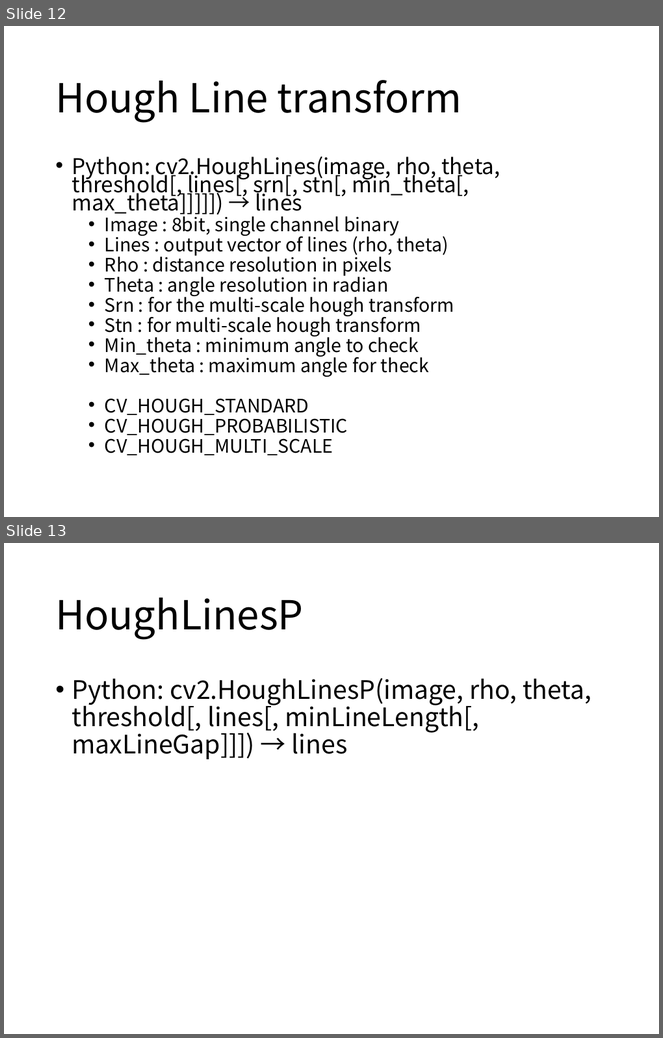
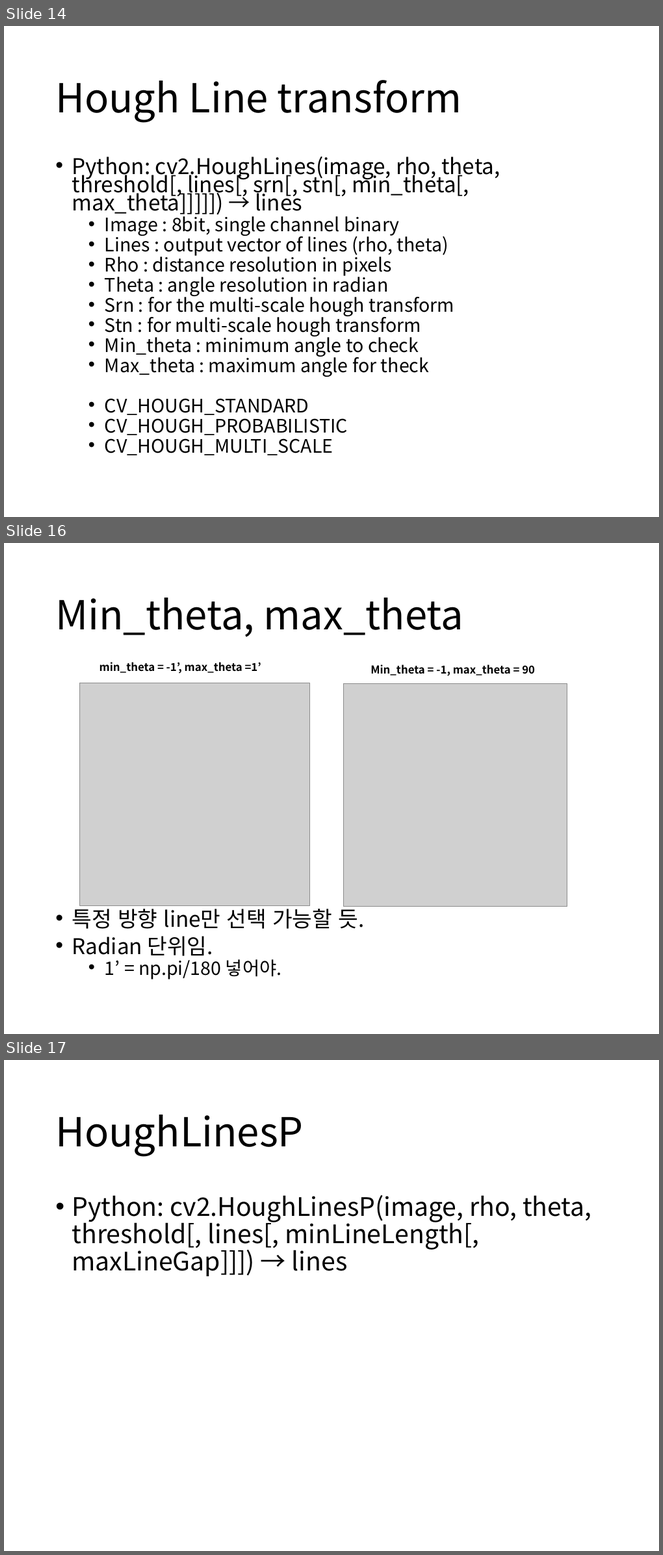
Before and after one commit to boy1089/MyProject, a slide deck: hough transform/hough transform ver1.pptx. Shown one above the other, each under a label of ours: slides 12 and 13 before the commit, slides 14, 16 and 17 after it; the slides between them are not shown. The pictures are 663x1038 and 663x1555 pixels, drawn with LibreOffice and Linux fonts; fonts in the diff are those of the drawing; grey boxes stand for pictures. Boxes give left, top, right and bottom in pixels: in the first picture for what was removed or moved away, otherwise in the second. Text is boxed around its words. In the diff, an @@ line names an element or a change of style, - is before the commit and + after.

```diff
--- a/hough transform/hough transform ver1.pptx
+++ b/hough transform/hough transform ver1.pptx
@@ slide 16 added at (x1=4, y1=543, x2=659, y2=1034), background #FFFFFF @@
@@ title added at (x1=55, y1=598, x2=464, y2=637), 44 pt, text #000000 @@
+Min_theta, max_theta
@@ text added at (x1=100, y1=662, x2=261, y2=674), 12 pt, text #000000, bold @@
+min_theta = -1’, max_theta =1’
@@ text added at (x1=371, y1=665, x2=535, y2=676), 12 pt, text #000000, bold @@
+Min_theta = -1, max_theta = 90
@@ picture added at (x1=79, y1=683, x2=310, y2=906) @@
@@ picture added at (x1=344, y1=684, x2=568, y2=907) @@
@@ text added at (x1=72, y1=905, x2=364, y2=980), 23.8 pt, text #000000 @@
+• 특정 방향 line만 선택 가능할 듯.
+• Radian 단위임.
+  • 1’ = np.pi/180 넣어야.
@@ what was slide 12 is now slide 14 @@
@@ what was slide 13 is now slide 17 @@
```
Also in this commit, not shown: 3 slides changed, 3 other slides added, 4 other files.
